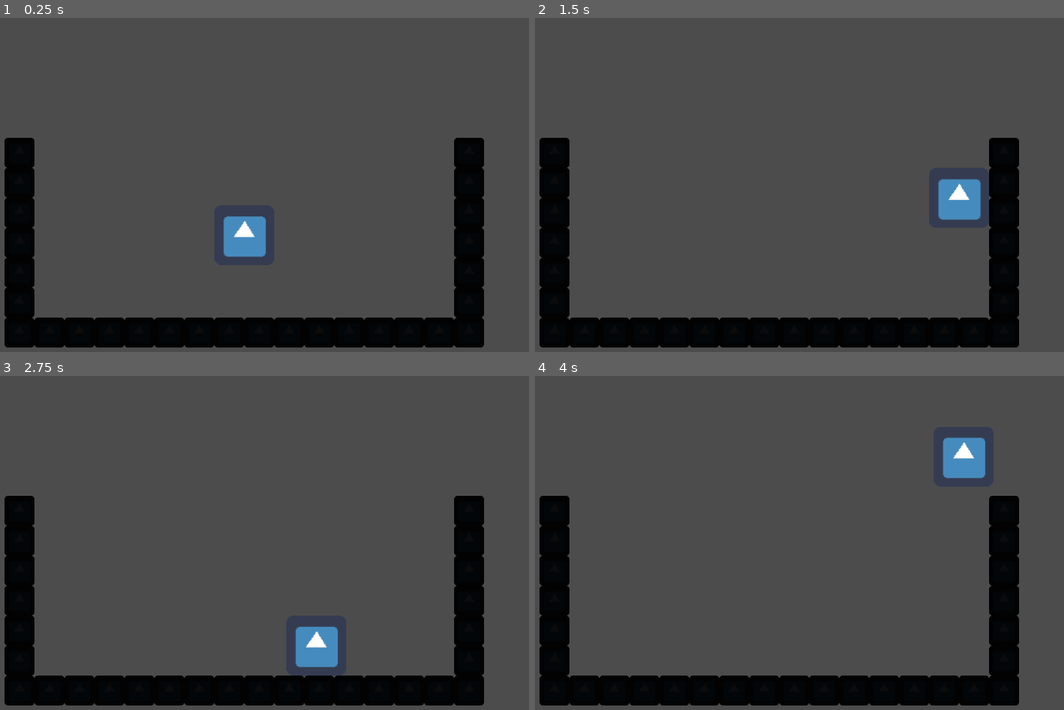
Above: before the commit, frames 1-4 (two rows, left to right).
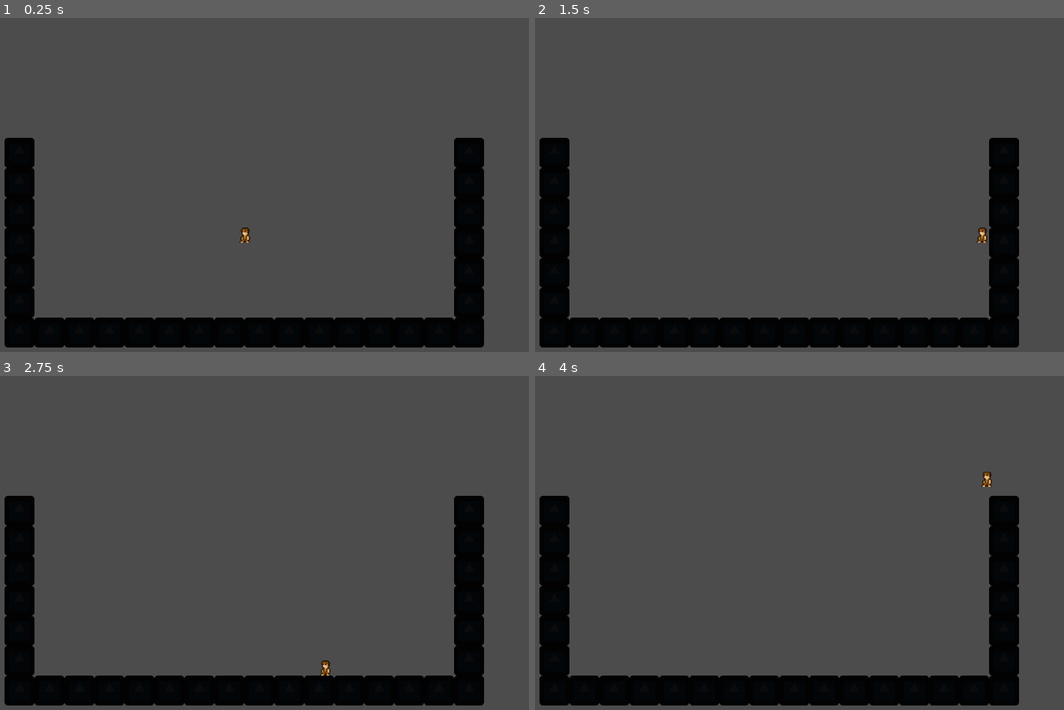
Above: after the commit, the same moments.

Repository: DayvanRider/HALT-Game-Jam-2018-August
Game: Godot game, scene res://level.tscn
Same seed, same stepped clock (60 frames per second), same inputs: the game is played once before the commit and once after it. The engine's default icon, where the game draws it, is replaced by a stand-in: a white triangle on a blue panel in a dark square.
Inputs:
- Up to frame 1 (0.25 s): no input
- Up to frame 2 (1.5 s): hold Right (ui_right) from 0.53 s (still down); tap Up (ui_up) at 0.77 s
- Up to frame 3 (2.75 s): tap Up (ui_up) at 1.52 s; release Right (ui_right) at 2.03 s; hold Left (ui_left) from 2.03 s (still down)
- Up to frame 4 (4 s): release Left (ui_left) at 2.78 s; hold Right (ui_right) from 2.78 s (still down); tap Up (ui_up) at 3.02, 3.77 s

The runs differ from the first frame. In frame 1, 1.0% of the frame differs, in the area x 42-51%, y 59-72%; in frame 2, 1.1%, in the area x 76-86%, y 48-68%; in frame 3, 1.0%; in frame 4, 1.1%.

Commit message:
add jesusjones

Diff:
--- a/JSUS/Gameplay/Playercharacter.tscn
+++ b/JSUS/Gameplay/Playercharacter.tscn
@@ -1,7 +1,7 @@
 [gd_scene load_steps=4 format=2]
 
 [ext_resource path="res://KinematicBody2D.gd" type="Script" id=1]
-[ext_resource path="res://icon.png" type="Texture" id=2]
+[ext_resource path="res://assets/JesusJones/JesusJones.png" type="Texture" id=2]
 
 [sub_resource type="RectangleShape2D" id=1]
 
@@ -10,6 +10,8 @@
 
 [node name="KinematicBody2D" type="KinematicBody2D" index="0"]
 
+position = Vector2( -24, 24 )
+scale = Vector2( 0.25, 0.25 )
 input_pickable = false
 collision_layer = 1
 collision_mask = 1
@@ -19,7 +21,10 @@
 
 [node name="Sprite" type="Sprite" parent="." index="0"]
 
+position = Vector2( 1.90735e-06, 1.90735e-06 )
+scale = Vector2( 4, 4 )
 texture = ExtResource( 2 )
+_sections_unfolded = [ "Offset" ]
 
 [node name="CollisionShape2D" type="CollisionShape2D" parent="." index="1"]
 
Not shown, added: JSUS/assets/Andere/Gem(einzeln).png.import
Not shown, added: JSUS/assets/Andere/Gem.png.import
Not shown, added: JSUS/assets/JesusJones/JesusJones.png.import
